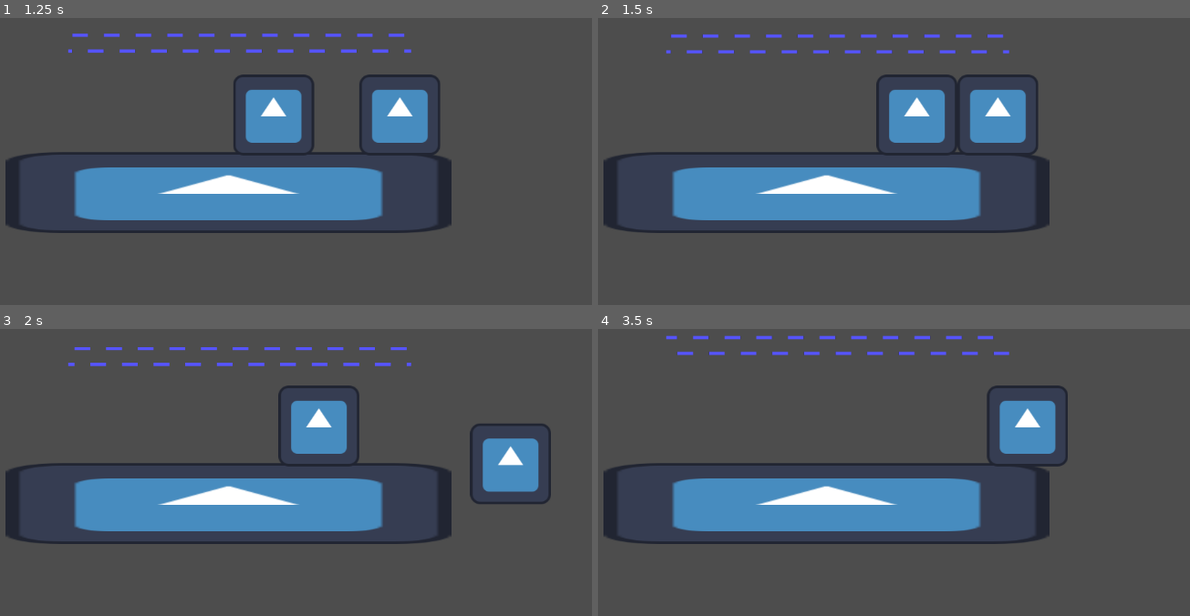
Above: before the commit, frames 1-4 (two rows, left to right).
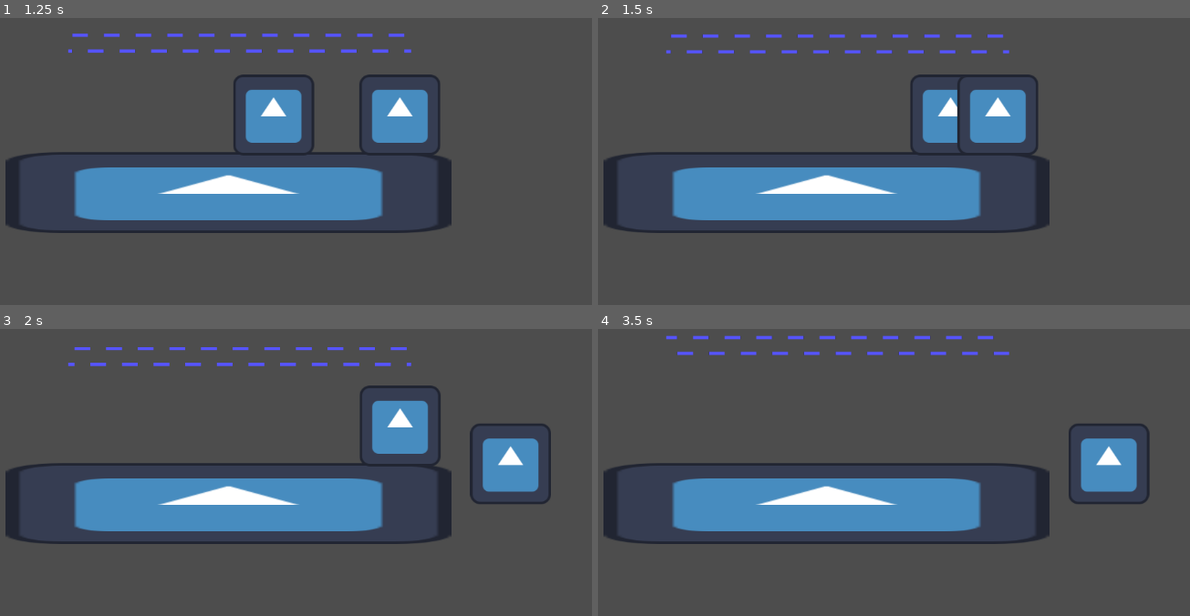
Above: after the commit, the same moments.

Repository: Jyeung05/Magnet-Dudes
Game: Godot game, scene res://scenes/test_level.tscn
The game is run twice, just before and just after one commit, with the same random seed, the same clock (stepped at 60 frames per second) and the same inputs. The engine's default icon, where the game draws it, is replaced by a stand-in: a white triangle on a blue panel in a dark square.
Inputs:
- Up to frame 1 (1.25 s): tap Enter (ui_accept) at 0.5, 0.77 s; hold Right (ui_right) from 0.53 s (still down)
- Up to frame 2 (1.5 s): keep holding Right (ui_right)
- Up to frame 3 (2 s): keep holding Right (ui_right); tap Enter (ui_accept) at 1.52 s
- Up to frame 4 (3.5 s): release Right (ui_right) at 2.03 s; hold Left (ui_left) 2.03-2.78 s; hold Right (ui_right) from 2.78 s (still down); tap Enter (ui_accept) at 3.02 s

Frame 1 is identical in both runs. In frame 2, 1.9% of the frame differs, in the area x 46-62%, y 19-48%; in frame 3, 4.4%; in frame 4, 4.5%, in the area x 65-94%, y 19-61%.

Commit message:
changed some collision and functions within players

Diff:
--- a/mastercontrol.gd
+++ b/mastercontrol.gd
@@ -10,6 +10,7 @@
 
 	pass
 
+#function to switch player boolean. async await to prevent player from switching twice instantly.
 func _switch():
 	await get_tree().create_timer(0.1).timeout
 	print("switch")
--- a/project.godot
+++ b/project.godot
@@ -12,7 +12,7 @@
 
 config/name="Magnet Dudes"
 run/main_scene="res://scenes/test_level.tscn"
-config/features=PackedStringArray("4.1", "Forward Plus")
+config/features=PackedStringArray("4.2", "Forward Plus")
 config/icon="res://icon.svg"
 
 [autoload]
--- a/scenes/mastercontrol.tscn
+++ b/scenes/mastercontrol.tscn
@@ -1,9 +1,8 @@
-[gd_scene load_steps=5 format=3 uid="uid://b42nb2h1sac4v"]
+[gd_scene load_steps=4 format=3 uid="uid://b42nb2h1sac4v"]
 
 [ext_resource type="Script" path="res://mastercontrol.gd" id="1_pij3g"]
 [ext_resource type="PackedScene" uid="uid://c1x2qhmk57cxx" path="res://scenes/player_1.tscn" id="2_goj4b"]
 [ext_resource type="PackedScene" uid="uid://bl67y8oanwipu" path="res://scenes/player_2.tscn" id="3_sp7dj"]
-[ext_resource type="PackedScene" uid="uid://dmlenyrnudcob" path="res://background.tscn" id="4_wxr5i"]
 
 [node name="master_control" type="CharacterBody2D"]
 script = ExtResource("1_pij3g")
@@ -11,5 +10,3 @@
 [node name="player1" parent="." instance=ExtResource("2_goj4b")]
 
 [node name="player2" parent="." instance=ExtResource("3_sp7dj")]
-
-[node name="background" parent="." instance=ExtResource("4_wxr5i")]
--- a/scenes/test_level.tscn
+++ b/scenes/test_level.tscn
@@ -10,12 +10,18 @@
 
 [node name="platform" parent="." instance=ExtResource("1_yr3l8")]
 position = Vector2(2, 171)
+collision_layer = 3
+collision_mask = 3
 
 [node name="player1" parent="." instance=ExtResource("2_m6lx5")]
 position = Vector2(-143, 33)
+collision_layer = 16
+collision_mask = 3
 
 [node name="player2" parent="." instance=ExtResource("3_7oeql")]
 position = Vector2(140, 29)
+collision_layer = 32
+collision_mask = 3
 
 [node name="background" parent="." instance=ExtResource("4_t1jh8")]
 offset_left = -251.0
